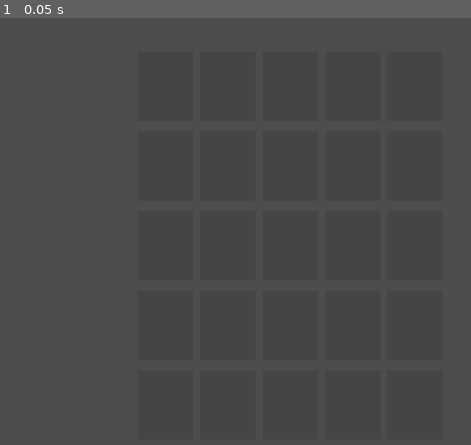
Above: before the commit, frame 1.
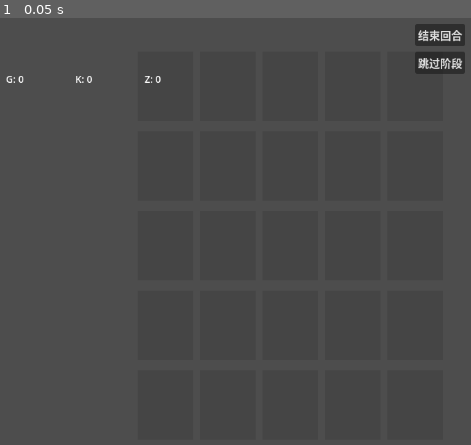
Above: after the commit, the same moment.

Repository: fdvecbtwdh/1914
Game: Godot game, scene res://scenes/battle.tscn
Same seed, same stepped clock (60 frames per second), same inputs: the game is played once before the commit and once after it.
Inputs:
- Up to frame 1 (0.05 s): no input

The runs differ from the first frame. In frame 1, 1.1% of the frame differs, in the area x 1-99%, y 1-16%.
Error after the commit: Invalid type in function 'start_game' in base 'Node (TurnManager)'. The array of argument 1 (Array) does not have the same element type as the expected typed a…

Commit message:
feat: integrate GameManager, TurnManager, Board, HandManager for local battle loop

Diff:
--- a/scripts/autoload/game_manager.gd
+++ b/scripts/autoload/game_manager.gd
@@ -1,8 +1,92 @@
 extends Node
 
-## 全局游戏状态管理
-## 当前游戏模式：local（本地对战）/ online（在线对战）
-var game_mode: String = "local"
+## 全局游戏管理 — 持有 TurnManager，加载卡组，初始化游戏
+
+var turn_manager: TurnManager = null
+
 
 func _ready() -> void:
-    print("[GameManager] Initialized")
+	print("[GameManager] Initialized")
+	# 延迟一帧等场景树就绪后自动开始
+	call_deferred("_start_local_game")
+
+
+func _start_local_game() -> void:
+	# 加载卡组
+	var deck_data := _load_deck("res://data/decks/player_default.json")
+	if deck_data.is_empty():
+		printerr("[GameManager] Failed to load deck!")
+		return
+	if not deck_data.has("cards") or not deck_data.has("starter"):
+		printerr("[GameManager] Deck missing 'cards' or 'starter' field!")
+		return
+	var cards: Array = deck_data["cards"]
+	var starter: String = deck_data["starter"]
+
+	# 获取场景根节点（Board）
+	var scene := get_tree().current_scene
+	if scene == null:
+		printerr("[GameManager] No current scene!")
+		return
+
+	# Board 是场景根节点
+	var board := scene as Board
+	if board == null:
+		printerr("[GameManager] Scene root is not a Board!")
+		return
+
+	# 创建 TurnManager
+	turn_manager = TurnManager.new()
+	turn_manager.name = "TurnManager"
+	scene.add_child(turn_manager)
+
+	# 连接 Board
+	board.setup(turn_manager)
+
+	# 创建 HandManager
+	var hand := HandManager.new()
+	hand.name = "HandManager"
+	scene.add_child(hand)
+	hand.setup(turn_manager)
+
+	# 连接 HandManager 信号 → TurnManager
+	hand.card_purchased.connect(func(card_id: String):
+		turn_manager.submit_action({"type": "purchase", "card_id": card_id})
+	)
+	hand.card_deployed.connect(func(card_id: String, _row: int, _col: int):
+		var state := turn_manager.get_state()
+		if state == null:
+			return
+		var player_idx := state.active_player_index
+		var deploy_row := 0 if player_idx == 0 else 4
+		turn_manager.submit_action({"type": "deploy", "card_id": card_id, "row": deploy_row, "col": 0})
+	)
+	hand.end_turn_pressed.connect(func():
+		turn_manager.submit_action({"type": "end_turn"})
+	)
+	hand.skip_phase_pressed.connect(func():
+		turn_manager.submit_action({"type": "skip_phase"})
+	)
+
+	# 游戏结束
+	turn_manager.game_over.connect(func(winner: int):
+		print("[GameManager] Game Over! Winner: Player %d" % (winner + 1))
+	)
+
+	# 开始游戏：双方共用同一套卡组
+	turn_manager.start_game(cards.duplicate(), cards.duplicate(), starter, starter)
+	print("[GameManager] Local game started")
+
+
+func _load_deck(path: String) -> Dictionary:
+	var file := FileAccess.open(path, FileAccess.READ)
+	if file == null:
+		printerr("[GameManager] Cannot read deck: %s" % path)
+		return {}
+	var json_text := file.get_as_text()
+	file.close()
+	var json := JSON.new()
+	if json.parse(json_text) != OK:
+		printerr("[GameManager] JSON parse error in deck: %s" % path)
+		return {}
+	return json.get_data()
